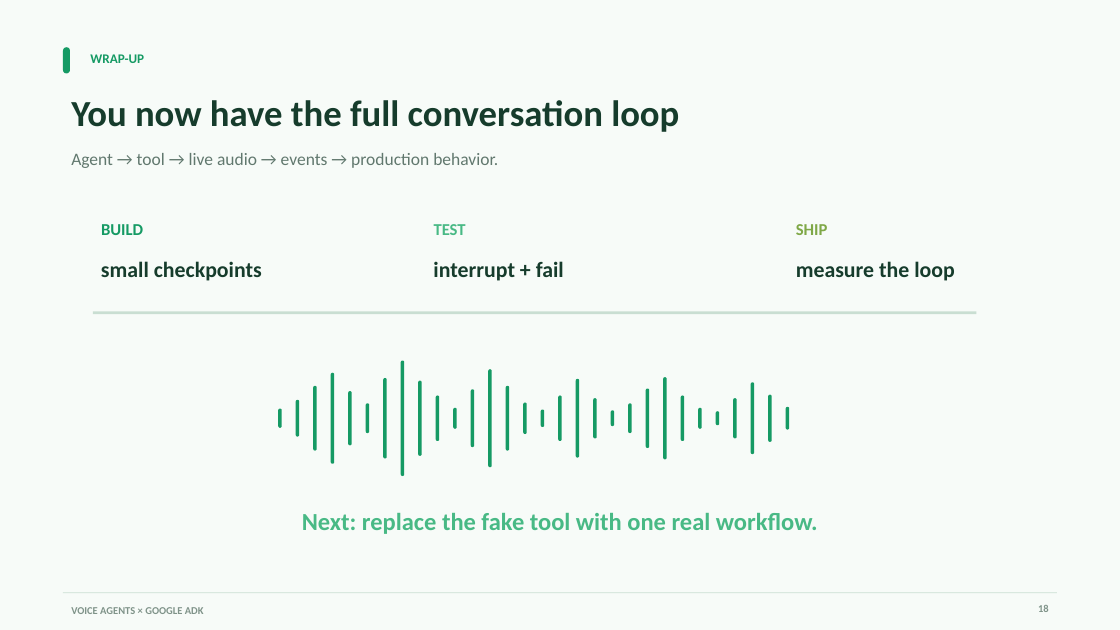
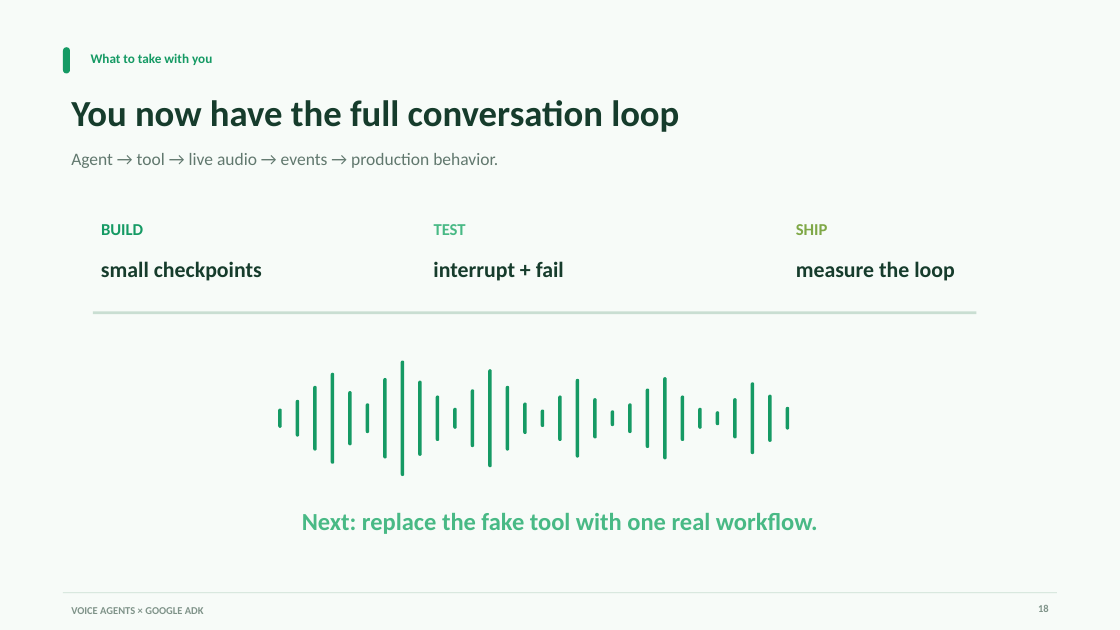
Before and after one commit to aswincsekar/adk-voice-workshop, a slide deck: slide 18 of slides/google-adk-voice-agents-workshop.pptx. Drawn at 1120x630 pixels with LibreOffice and Linux fonts; fonts in the diff are those of the drawing. Boxes give left, top, right and bottom in pixels: in the first picture for what was removed or moved away, otherwise in the second. Text is boxed around its words. In the diff, an @@ line names an element or a change of style, - is before the commit and + after.

```diff
--- a/slides/google-adk-voice-agents-workshop.pptx
+++ b/slides/google-adk-voice-agents-workshop.pptx
@@ text at [91,53,212,65]: text changed @@
-WRAP-UP
+What to take with you
```
Also in this commit, not shown: 17 other slides changed.
